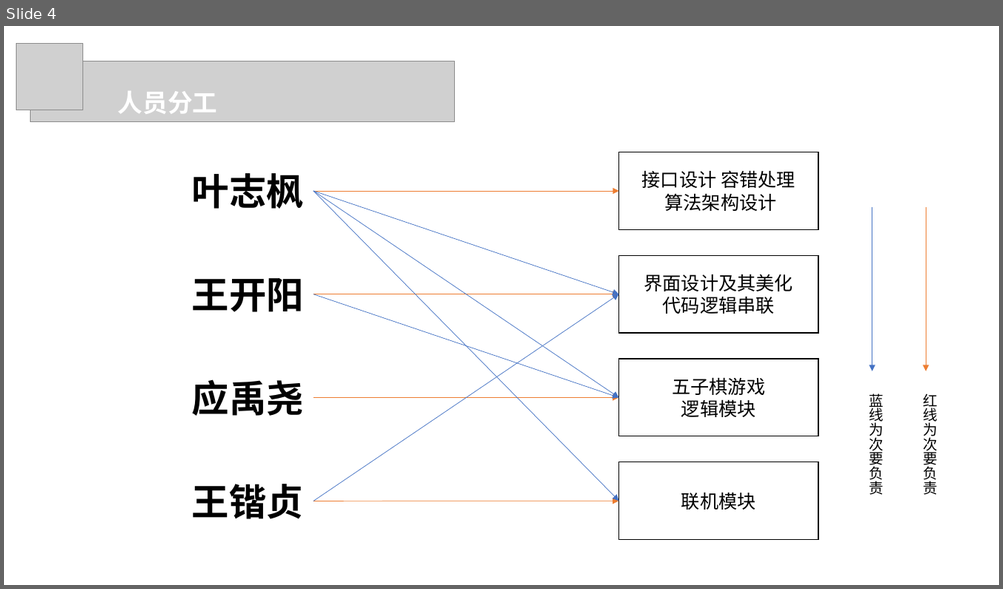
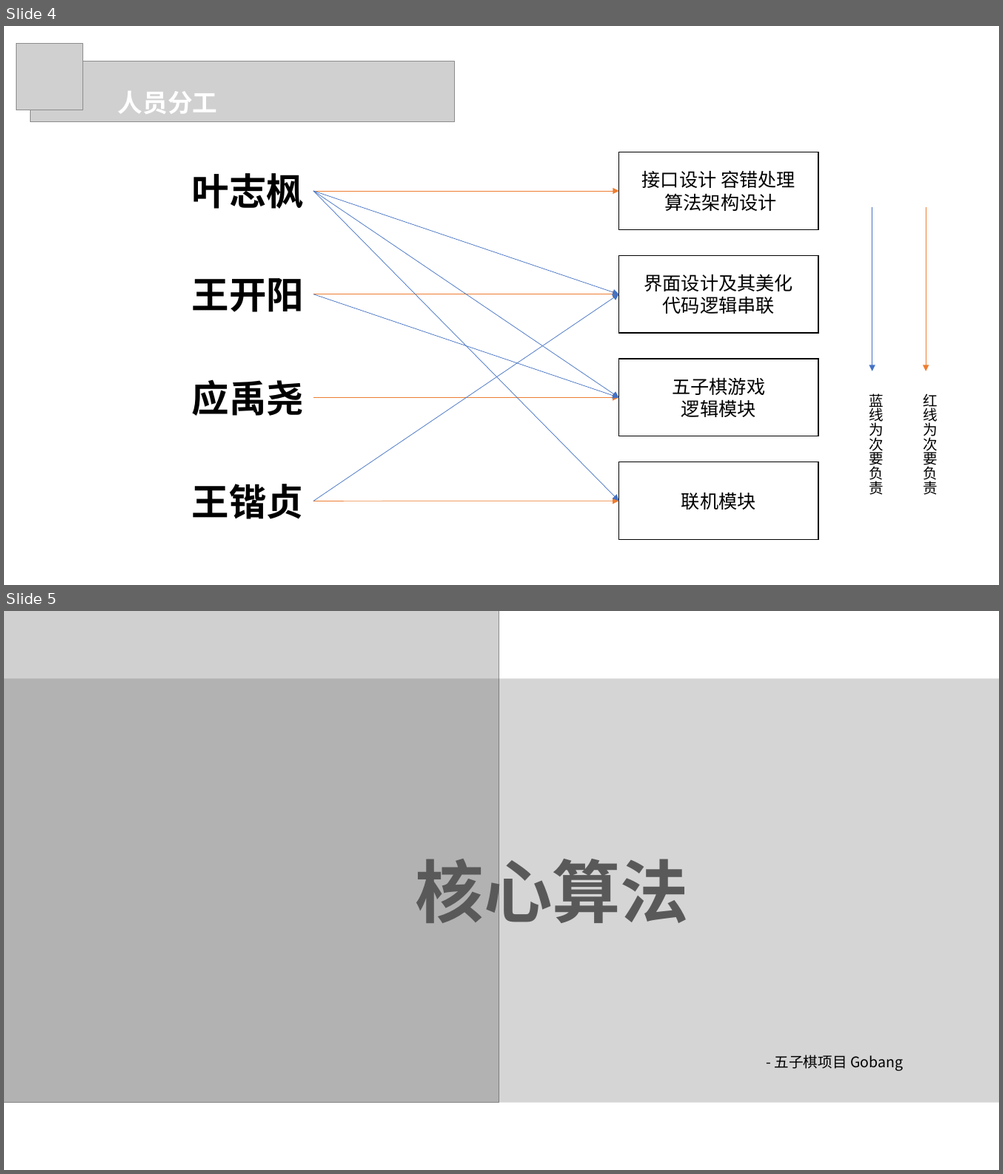
Before and after one commit to IPCHIFUNG/Gobang, a slide deck: doc/五子棋项目演示PPT.pptx. Shown one above the other, each under a label of ours: slide 4 before the commit, slides 4 and 5 after it. The pictures are 1003x589 and 1003x1174 pixels, drawn with LibreOffice and Linux fonts; fonts in the diff are those of the drawing; grey boxes stand for pictures. Boxes give left, top, right and bottom in pixels: in the first picture for what was removed or moved away, otherwise in the second. Text is boxed around its words. In the diff, an @@ line names an element or a change of style, - is before the commit and + after.

Commit message:
PPT核心算法

```diff
--- a/doc/五子棋项目演示PPT.pptx
+++ b/doc/五子棋项目演示PPT.pptx
@@ slide 5 added at box(4, 611, 999, 1170), background #FFFFFF @@
@@ picture added at box(4, 611, 499, 1102) @@
@@ rectangle added at box(4, 679, 999, 1103), fill #595959 at 25% opacity @@
@@ text added at box(415, 848, 689, 934), 66 pt, text #595959, bold @@
+核心算法
@@ text added at box(774, 1055, 902, 1071), 14 pt, text #000000 @@
+- 五子棋项目 Gobang
```
Also in this commit, not shown: 13 other slides added.
